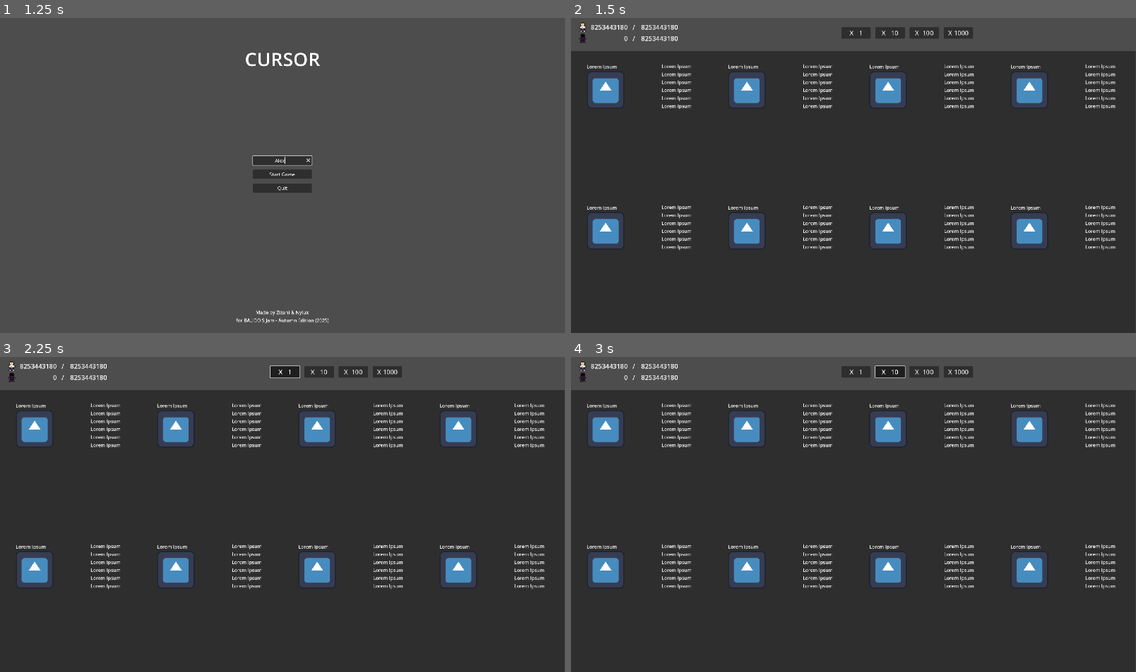
Above: before the commit, frames 1-4 (two rows, left to right).
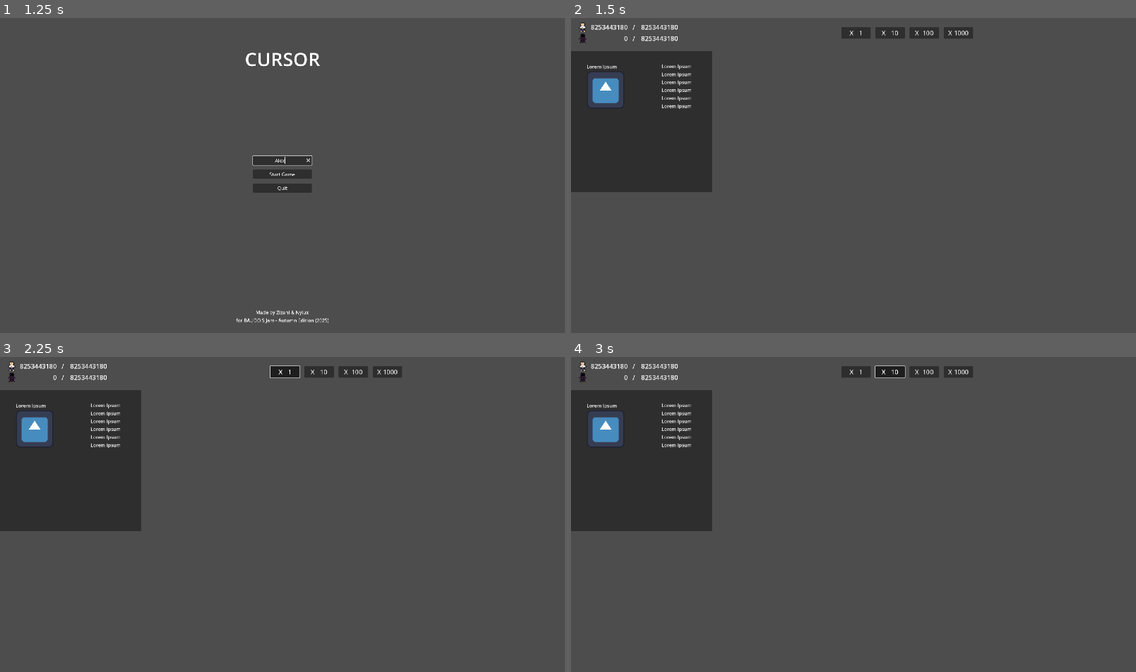
Above: after the commit, the same moments.

Repository: Nylux/CursedClicker
Game: Godot game, scene res://Scenes/main_menu.tscn
The game is run twice, just before and just after one commit, with the same random seed, the same clock (stepped at 60 frames per second) and the same inputs. The engine's default icon, where the game draws it, is replaced by a stand-in: a white triangle on a blue panel in a dark square.
Inputs (mouse positions are in pixels of both pictures, inside the frame that each line leads up to):
- Up to frame 1 (1.25 s): click (282, 159) at 0.52 s; type "Alex" at 0.6 s
- Up to frame 2 (1.5 s): click "Start Game" at 1.25 s
- Up to frame 3 (2.25 s): click "X 1" at 2 s
- Up to frame 4 (3 s): click "X 10" at 2.75 s

Frame 1 is identical in both runs. In frame 2, 75% of the frame differs, in the area x 0-100%, y 10-100%; in frame 3, 75%; in frame 4, 75%.

Commit message:
[Minor] adding control as placeholder in the grid container

Diff:
--- a/Scenes/game.tscn
+++ b/Scenes/game.tscn
@@ -145,26 +145,82 @@
 theme_override_constants/v_separation = 0
 columns = 4
 
+[node name="Control" type="Control" parent="CanvasLayer/VBoxContainer/GridContainer"]
+visible = false
+custom_minimum_size = Vector2(480, 480)
+layout_mode = 2
+size_flags_horizontal = 3
+size_flags_vertical = 3
+
 [node name="TemplateUi" parent="CanvasLayer/VBoxContainer/GridContainer" instance=ExtResource("5_wowpa")]
 layout_mode = 2
 
+[node name="Control2" type="Control" parent="CanvasLayer/VBoxContainer/GridContainer"]
+custom_minimum_size = Vector2(480, 480)
+layout_mode = 2
+size_flags_horizontal = 3
+size_flags_vertical = 3
+
 [node name="TemplateUi2" parent="CanvasLayer/VBoxContainer/GridContainer" instance=ExtResource("5_wowpa")]
-layout_mode = 2
+visible = false
+layout_mode = 2
+
+[node name="Control3" type="Control" parent="CanvasLayer/VBoxContainer/GridContainer"]
+custom_minimum_size = Vector2(480, 480)
+layout_mode = 2
+size_flags_horizontal = 3
+size_flags_vertical = 3
 
 [node name="TemplateUi3" parent="CanvasLayer/VBoxContainer/GridContainer" instance=ExtResource("5_wowpa")]
-layout_mode = 2
+visible = false
+layout_mode = 2
+
+[node name="Control4" type="Control" parent="CanvasLayer/VBoxContainer/GridContainer"]
+custom_minimum_size = Vector2(480, 480)
+layout_mode = 2
+size_flags_horizontal = 3
+size_flags_vertical = 3
 
 [node name="TemplateUi4" parent="CanvasLayer/VBoxContainer/GridContainer" instance=ExtResource("5_wowpa")]
-layout_mode = 2
+visible = false
+layout_mode = 2
+
+[node name="Control5" type="Control" parent="CanvasLayer/VBoxContainer/GridContainer"]
+custom_minimum_size = Vector2(480, 480)
+layout_mode = 2
+size_flags_horizontal = 3
+size_flags_vertical = 3
 
 [node name="TemplateUi5" parent="CanvasLayer/VBoxContainer/GridContainer" instance=ExtResource("5_wowpa")]
-layout_mode = 2
+visible = false
+layout_mode = 2
+
+[node name="Control6" type="Control" parent="CanvasLayer/VBoxContainer/GridContainer"]
+custom_minimum_size = Vector2(480, 480)
+layout_mode = 2
+size_flags_horizontal = 3
+size_flags_vertical = 3
 
 [node name="TemplateUi6" parent="CanvasLayer/VBoxContainer/GridContainer" instance=ExtResource("5_wowpa")]
-layout_mode = 2
+visible = false
+layout_mode = 2
+
+[node name="Control7" type="Control" parent="CanvasLayer/VBoxContainer/GridContainer"]
+custom_minimum_size = Vector2(480, 480)
+layout_mode = 2
+size_flags_horizontal = 3
+size_flags_vertical = 3
 
 [node name="TemplateUi7" parent="CanvasLayer/VBoxContainer/GridContainer" instance=ExtResource("5_wowpa")]
-layout_mode = 2
+visible = false
+layout_mode = 2
+
+[node name="Control8" type="Control" parent="CanvasLayer/VBoxContainer/GridContainer"]
+custom_minimum_size = Vector2(480, 480)
+layout_mode = 2
+size_flags_horizontal = 3
+size_flags_vertical = 3
 
 [node name="TemplateUi8" parent="CanvasLayer/VBoxContainer/GridContainer" instance=ExtResource("5_wowpa")]
-layout_mode = 2
+visible = false
+layout_mode = 2
